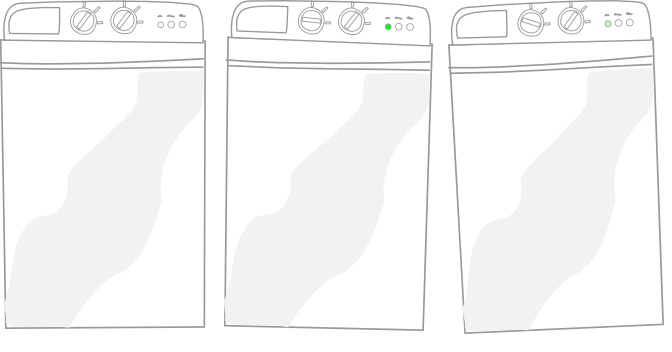
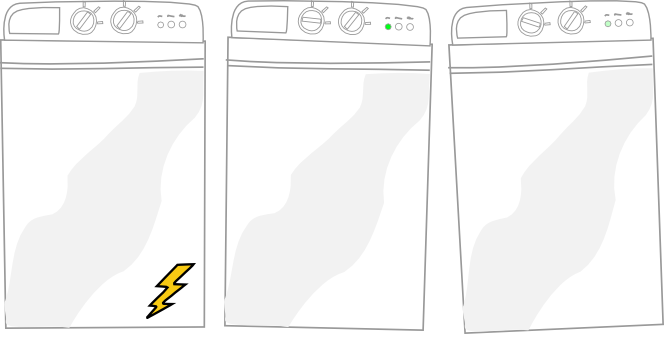
Revision of a layered 672 x 352 image; what changed, layer by layer:
painted on "lavadora.png" over [146, 263, 196, 319]
